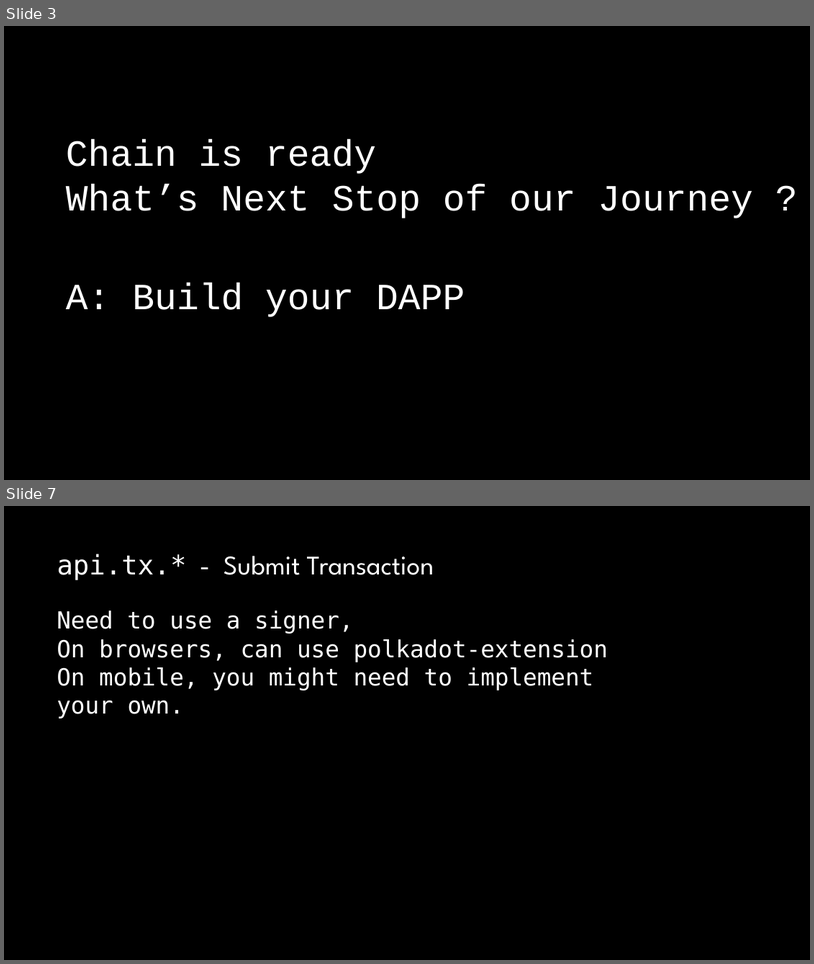
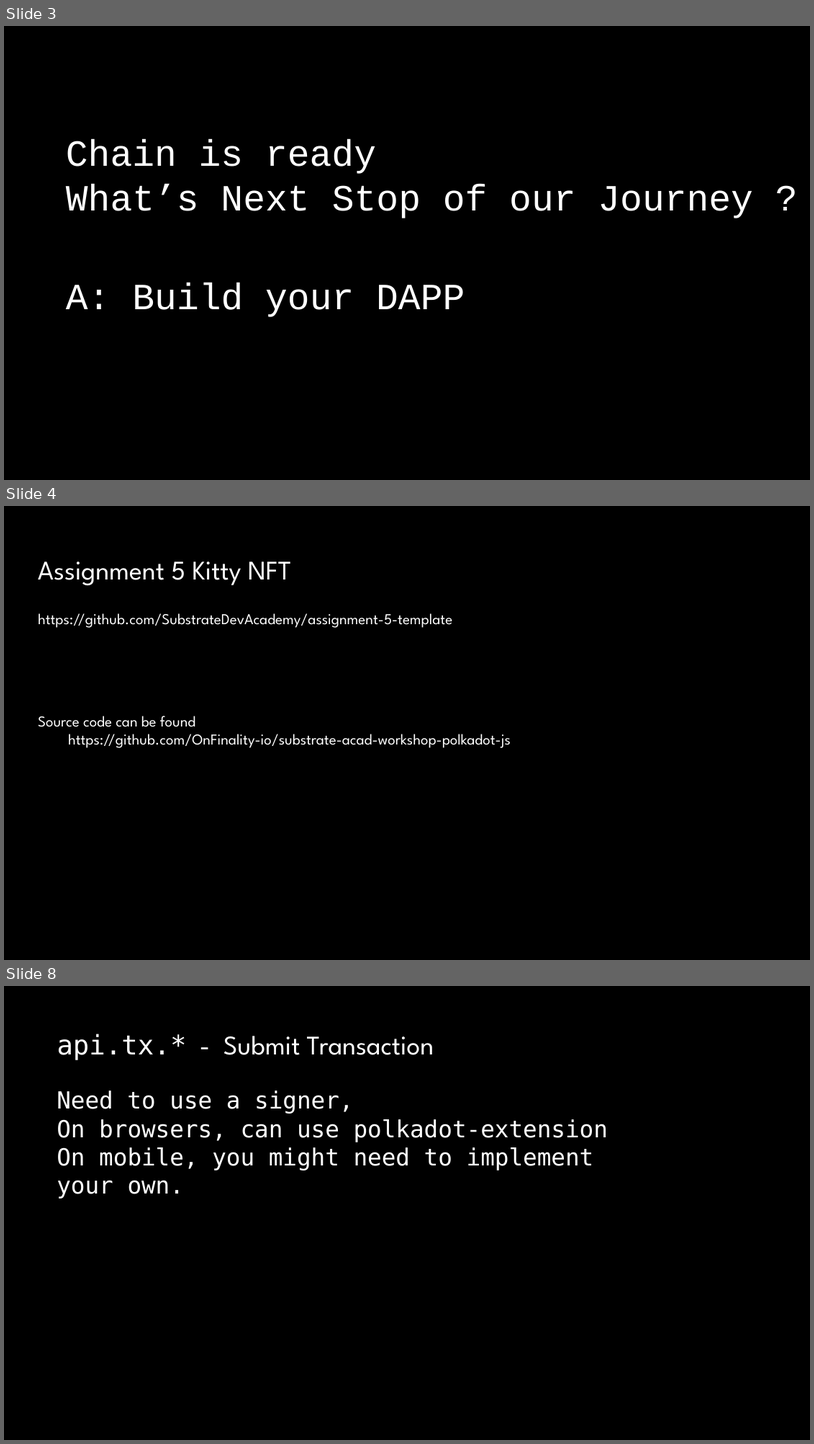
Before and after one commit to OnFinality-io/substrate-acad-workshop-polkadot-js, a slide deck: SubstrateAcadWorkshop.pptx. Shown one above the other, each under a label of ours: slides 3 and 7 before the commit, slides 3, 4 and 8 after it; the slides between them are not shown. The pictures are 814x964 and 814x1444 pixels, drawn with LibreOffice and Linux fonts; fonts in the diff are those of the drawing; background and template pictures are left out. Boxes give left, top, right and bottom in pixels: in the first picture for what was removed or moved away, otherwise in the second. Text is boxed around its words. In the diff, an @@ line names an element or a change of style, - is before the commit and + after.

```diff
--- a/SubstrateAcadWorkshop.pptx
+++ b/SubstrateAcadWorkshop.pptx
@@ slide 4 added at [4,506,810,960], background picture (left out) @@
@@ text added at [38,561,291,586], 32 pt, text #FFFFFF @@
+Assignment 5 Kitty NFT
@@ text added at [38,613,453,628], 18 pt, text #FFFFFF @@
+https://github.com/SubstrateDevAcademy/assignment-5-template
@@ text added at [38,716,511,748], 18 pt, text #FFFFFF @@
+Source code can be found
+https://github.com/OnFinality-io/substrate-acad-workshop-polkadot-js
@@ what was slide 7 is now slide 8 @@
```
Also in this commit, not shown: 2 slides changed, 7 other slides added, 7 slides removed, 16 other files.
